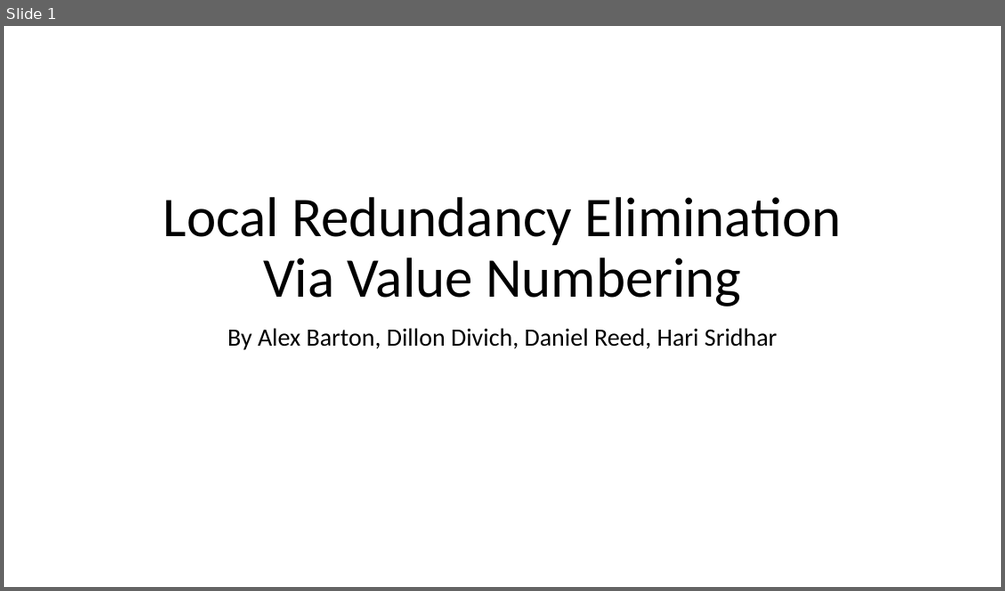
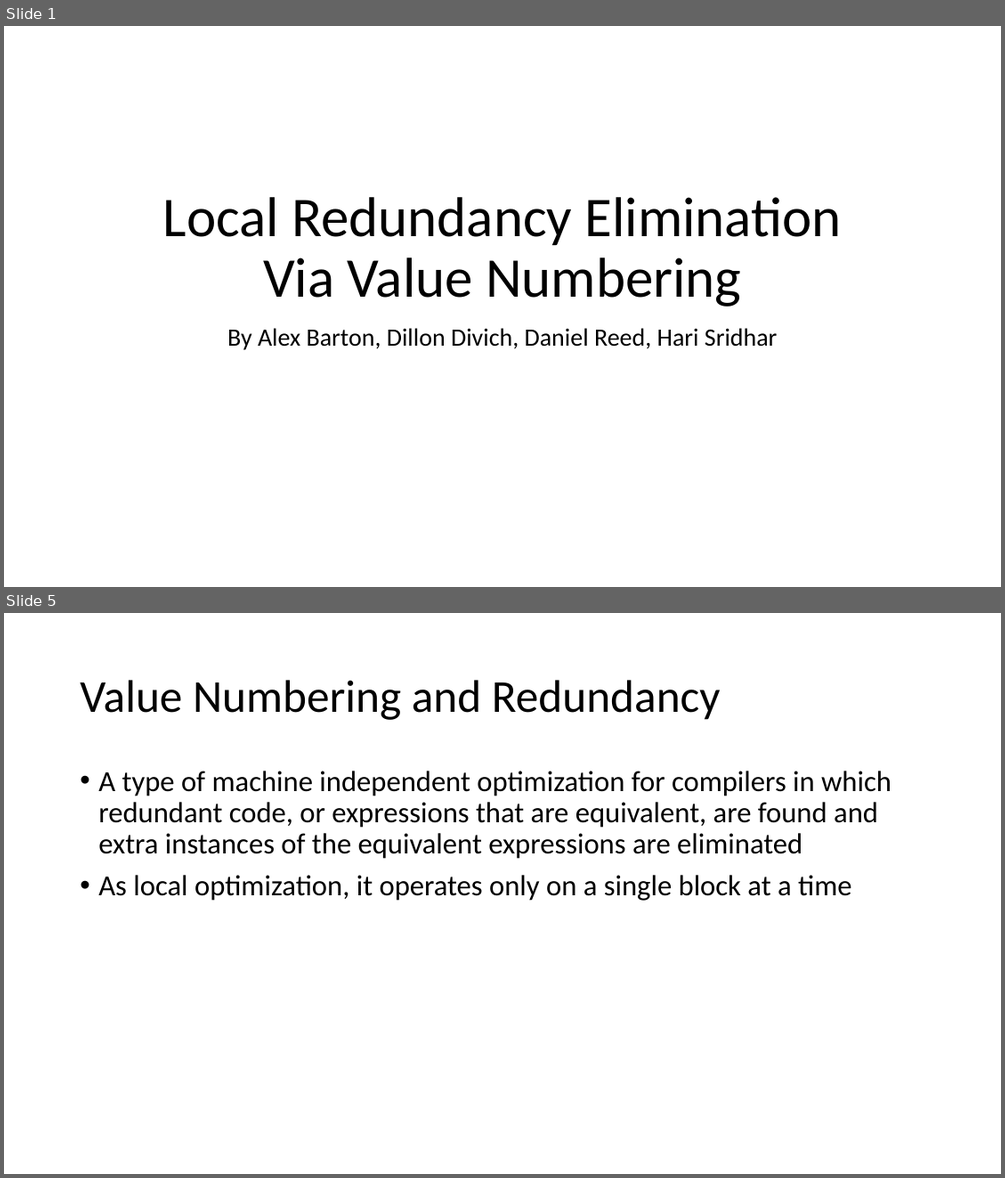
Before and after one commit to dreed4/cs4100-Compiler_Design-Proj4, a slide deck: Compiler Project 4 presentation.pptx. Shown one above the other, each under a label of ours: slide 1 before the commit, slides 1 and 5 after it; the slides between them are not shown. The pictures are 1005x591 and 1005x1178 pixels, drawn with LibreOffice and Linux fonts; fonts in the diff are those of the drawing. Boxes give left, top, right and bottom in pixels: in the first picture for what was removed or moved away, otherwise in the second. Text is boxed around its words. In the diff, an @@ line names an element or a change of style, - is before the commit and + after.

```diff
--- a/Compiler Project 4 presentation.pptx
+++ b/Compiler Project 4 presentation.pptx
@@ slide 5 added at <box>4,613,1001,1174</box>, background #FFFFFF @@
@@ title added at <box>80,680,720,720</box>, 44 pt, text #000000 @@
+Value Numbering and Redundancy
@@ text added at <box>98,771,891,900</box>, 28 pt, text #000000 @@
+• A type of machine independent optimization for compilers in which redundant code, or expressions that are equivalent, are found and extra instances of the equivalent expressions are eliminated
+• As local optimization, it operates only on a single block at a time
```
Also in this commit, not shown: 1 slide changed, 7 other slides added.
